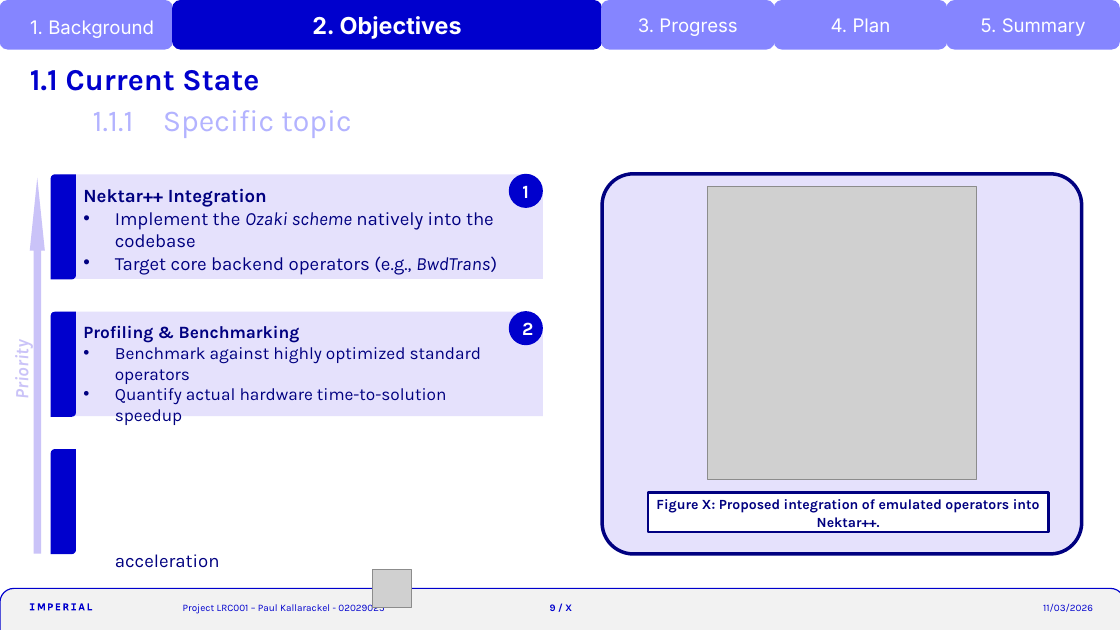
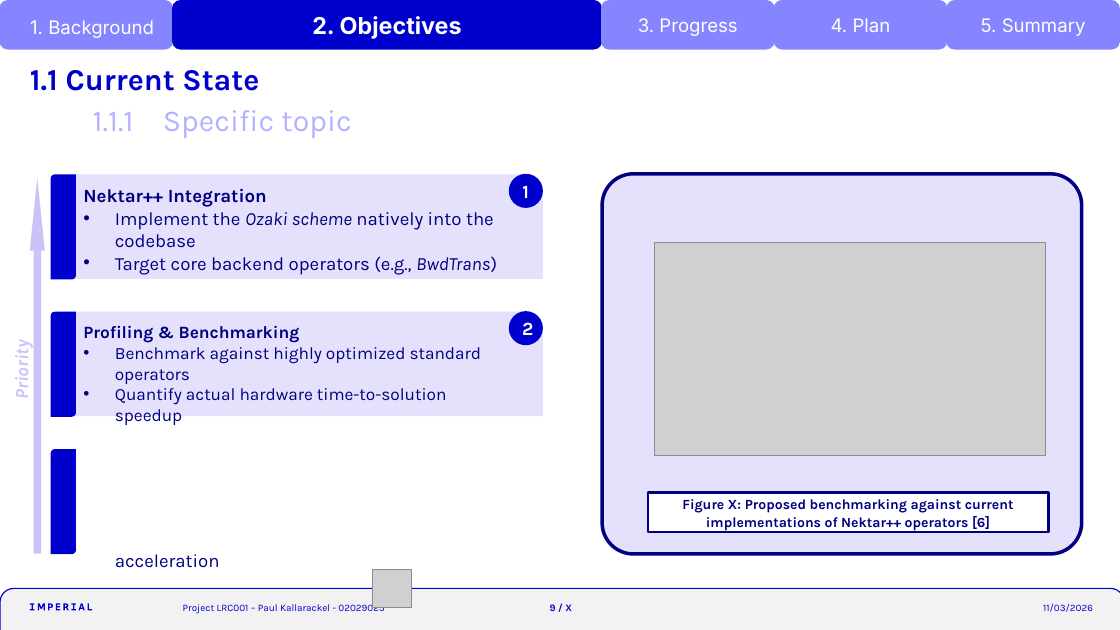
Before and after one commit to krackalackel02/FYP-Interim, a slide deck: slide 9 of Interim.pptm. Drawn at 1120x630 pixels with LibreOffice and Linux fonts; fonts in the diff are those of the drawing; grey boxes stand for pictures. Boxes give left, top, right and bottom in pixels: in the first picture for what was removed or moved away, otherwise in the second. Text is boxed around its words. In the diff, an @@ line names an element or a change of style, - is before the commit and + after.

```diff
--- a/Interim.pptm
+++ b/Interim.pptm
@@ picture resized from (x1=707, y1=187, x2=977, y2=480) to (x1=655, y1=243, x2=1046, y2=455) @@
@@ text in rectangle at (x1=682, y1=499, x2=1014, y2=531): text changed @@
-Figure X: Proposed integration of emulated operators into Nektar++.
+Figure X: Proposed benchmarking against current implementations of Nektar++ operators [6]
```
Also in this commit, not shown: 3 other slides changed, 7 slides added.
